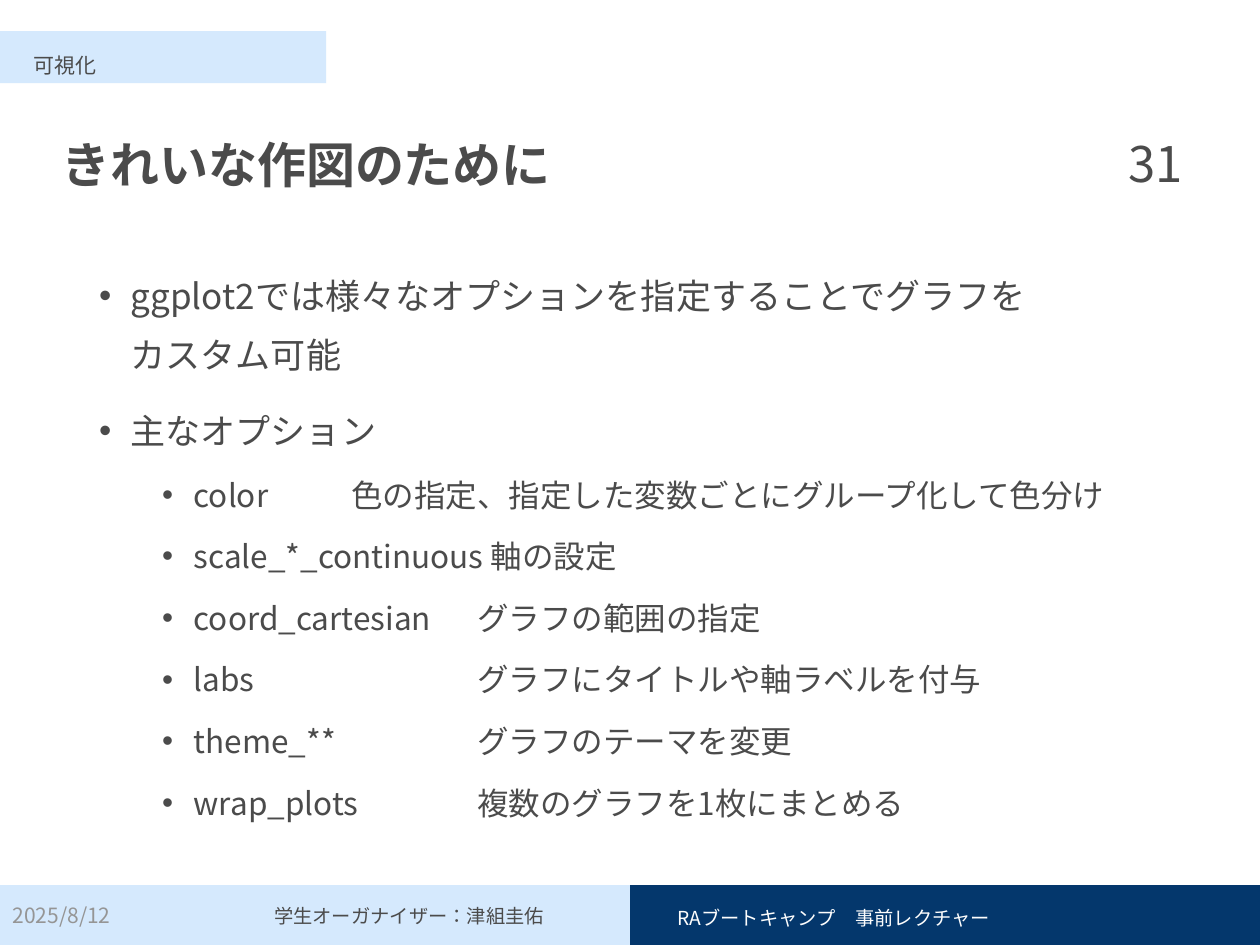
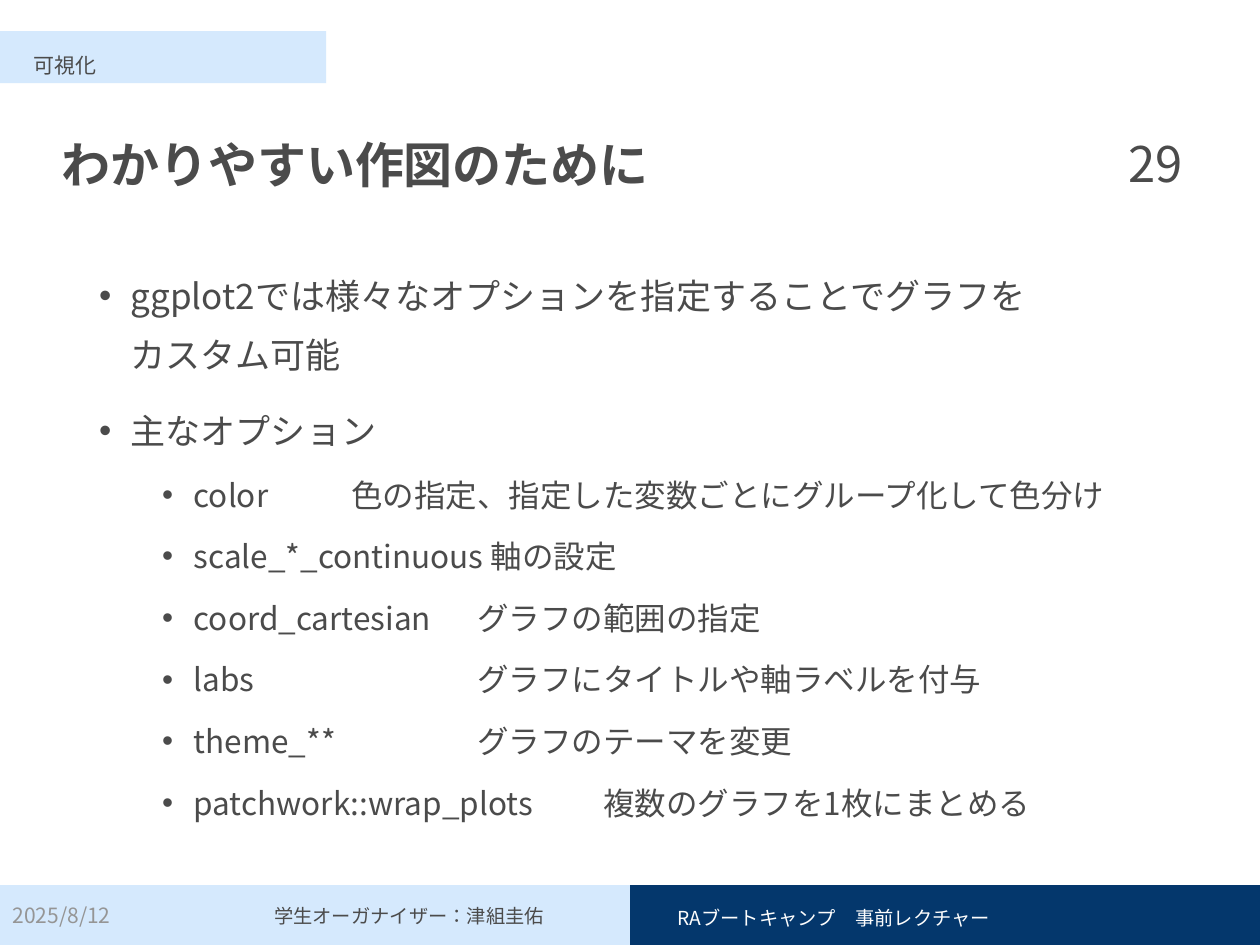
Before and after one commit to Keisuke-Tsugumi/pre-lecture, a slide deck: slide 29 of 事前レクチャー_スライド.pptx (slide 31 before the commit). Drawn at 1260x945 pixels with LibreOffice and Linux fonts; fonts in the diff are those of the drawing. Boxes give left, top, right and bottom in pixels: in the first picture for what was removed or moved away, otherwise in the second. Text is boxed around its words. In the diff, an @@ line names an element or a change of style, - is before the commit and + after.

```diff
--- a/事前レクチャー_スライド.pptx
+++ b/事前レクチャー_スライド.pptx
@@ title at bbox=[62, 141, 649, 188]: text changed @@
-きれいな作図のために
+わかりやすい作図のために
@@ page number at bbox=[1129, 145, 1183, 183]: text changed @@
-31
+29
@@ text at bbox=[194, 788, 1030, 822]: text changed @@
-  • wrap_plots 複数のグラフを1枚にまとめる
+  • patchwork::wrap_plots 複数のグラフを1枚にまとめる
```
Also in this commit, not shown: 14 other slides changed, 1 slide removed, 3 other files.
